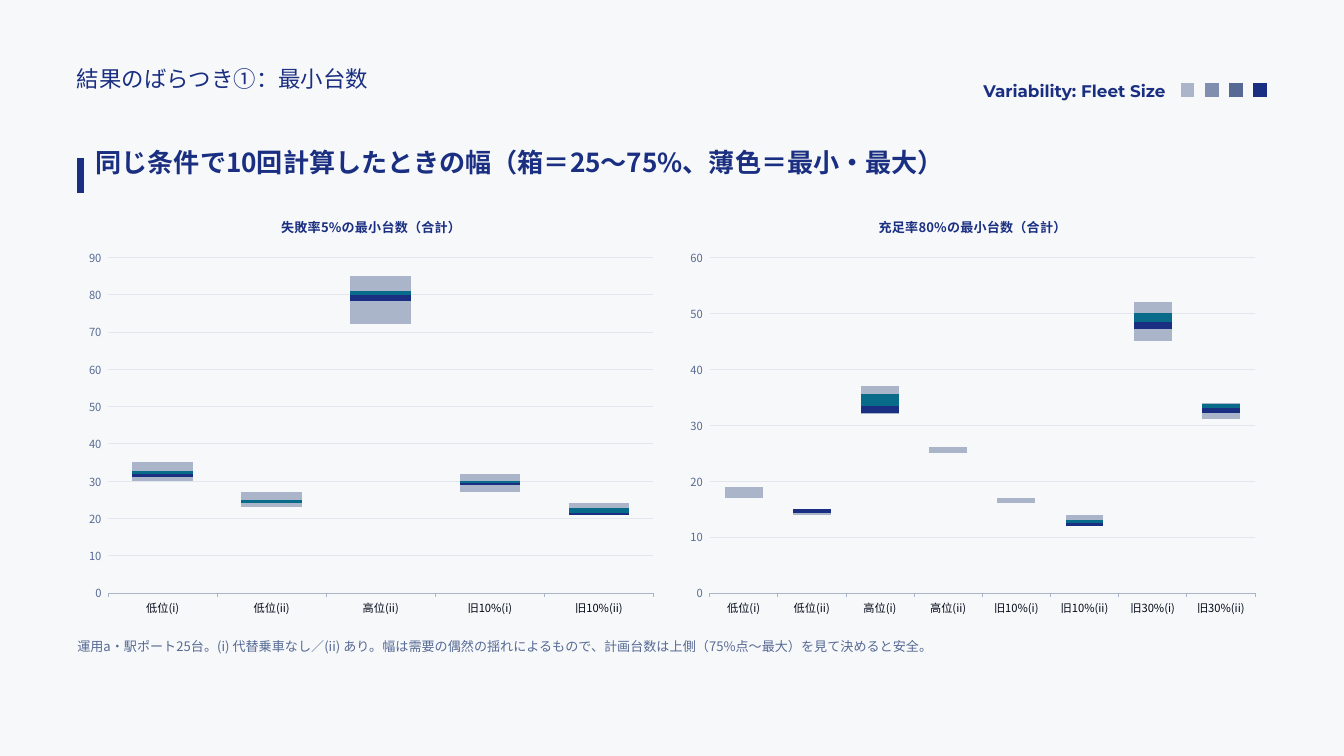
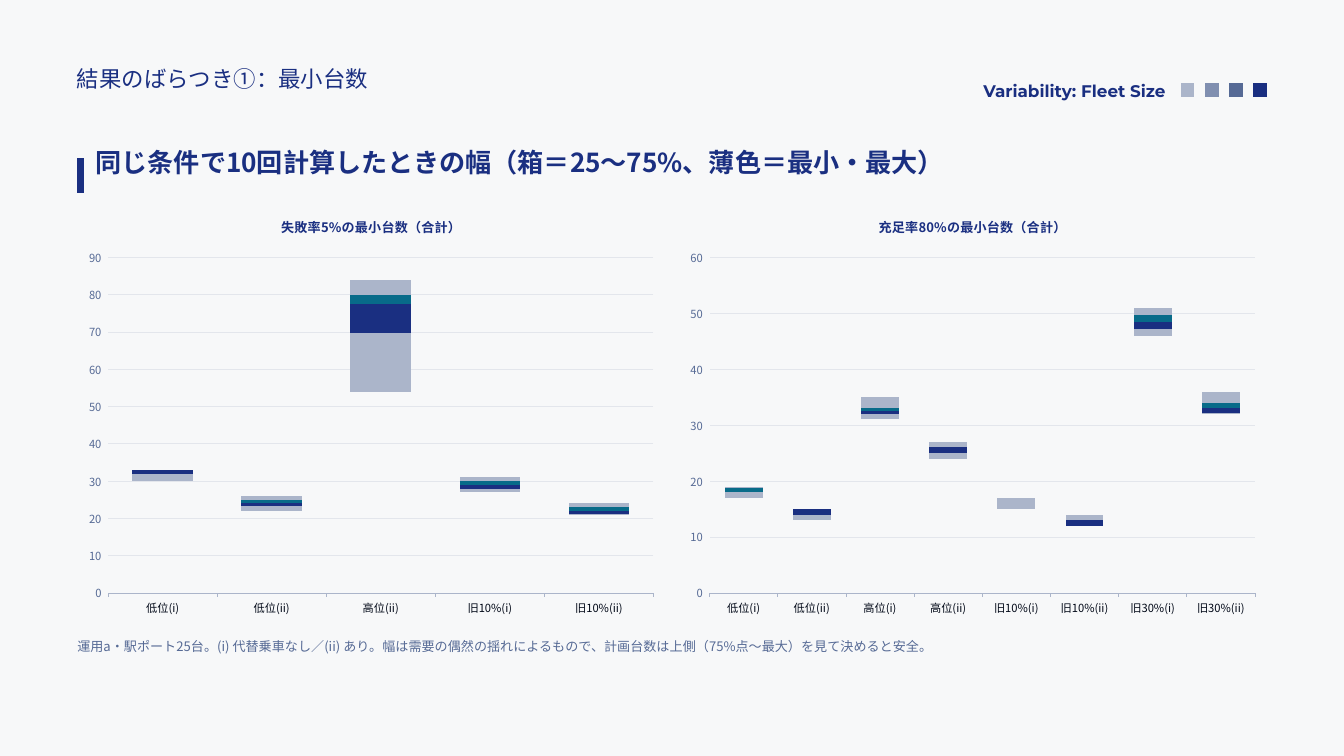
Before and after one commit to saigaeno-cmd/mikuri_sim, a slide deck: slide 7 of data/output/study/報告_モビリティシェア検討.pptx. Drawn at 1344x756 pixels with LibreOffice and Linux fonts; fonts in the diff are those of the drawing. Boxes give left, top, right and bottom in pixels: in the first picture for what was removed or moved away, otherwise in the second. Text is boxed around its words. In the diff, an @@ line names an element or a change of style, - is before the commit and + after.

```diff
--- a/data/output/study/報告_モビリティシェア検討.pptx
+++ b/data/output/study/報告_モビリティシェア検討.pptx
@@ column stacked chart at box(77, 202, 665, 625) @@
@@ Series 1, 低位(ii): 23 to 22 @@
@@ Series 1, 高位(ii): 72 to 54 @@
@@ Series 2, 低位(i): 1 to 2 @@
@@ Series 2, 高位(ii): 6 to 16 @@
@@ Series 2, 旧10%(i): 2 to 1 @@
-Series 3: 1, 0, 2, 0, 0
+Series 3: 1, 1, 8, 1, 1
@@ Series 4, 低位(i): 1 to 0 @@
@@ Series 4, 高位(ii): 1 to 2 @@
@@ Series 4, 旧10%(i): 0 to 1 @@
@@ Series 5, 低位(i): 2 to 0 @@
@@ Series 5, 低位(ii): 2 to 1 @@
@@ Series 5, 旧10%(i): 2 to 1 @@
@@ column stacked chart at box(679, 202, 1267, 625) @@
-Series 1: 17, 14, 32, 25, 16, 12, 45, 31
+Series 1: 17, 13, 31, 24, 15, 12, 46, 32
-Series 2: 1, 0, 0, 0, 0, 0, 2, 1
+Series 2: 1, 1, 1, 1, 1, 0, 1, 0
@@ Series 3, 高位(i): 1 to 0 @@
@@ Series 3, 高位(ii): 0 to 1 @@
@@ Series 3, 旧10%(ii): 0 to 1 @@
@@ Series 4, 低位(i): 0 to 1 @@
@@ Series 4, 高位(i): 2 to 0 @@
@@ Series 4, 旧30%(i): 2 to 1 @@
@@ Series 5, 低位(i): 1 to 0 @@
@@ Series 5, 旧30%(i): 2 to 1 @@
@@ Series 5, 旧30%(ii): 0 to 2 @@
```
Also in this commit, not shown: 21 other slides changed, 2 slides added, 7 other files.
